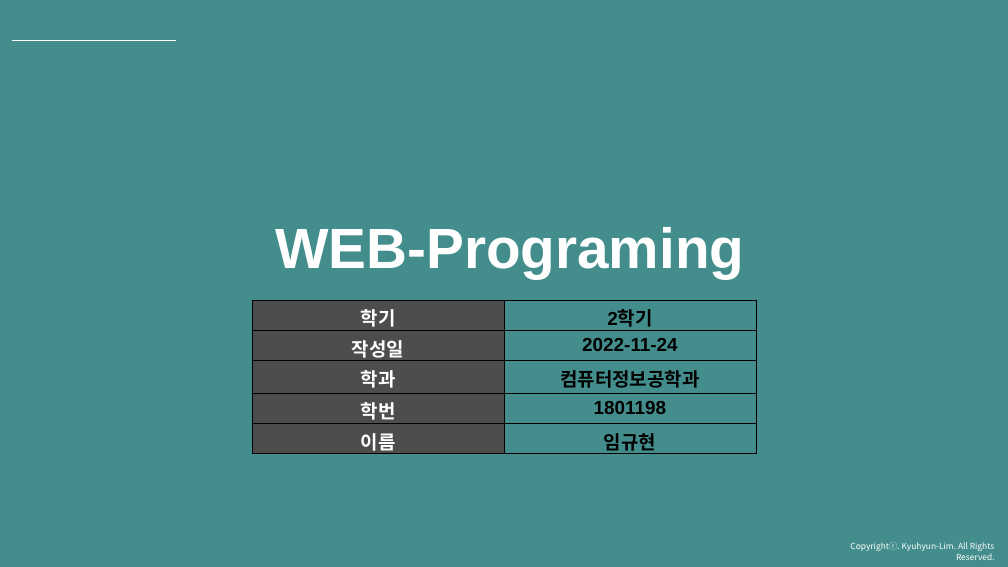
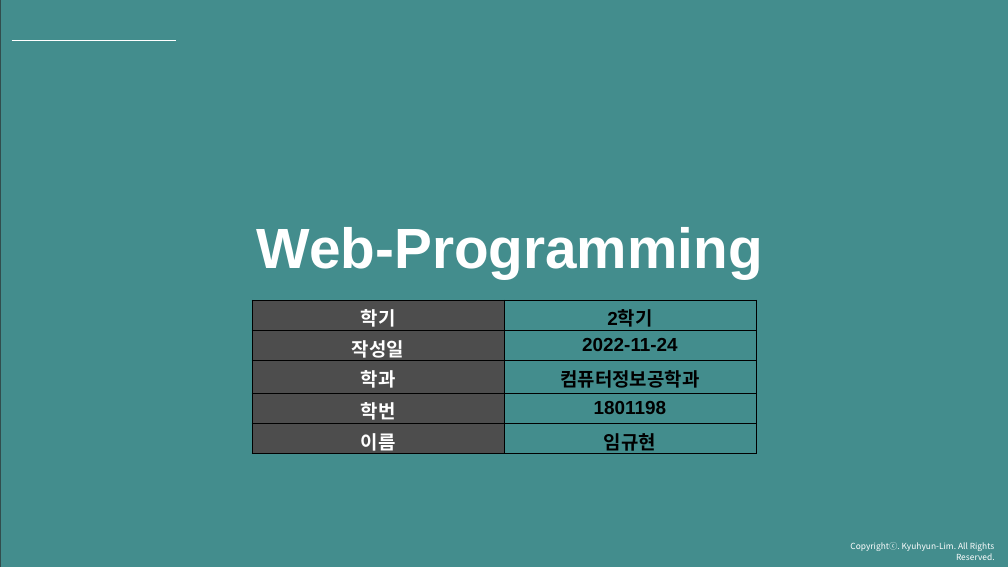
Before and after one commit to thlim008/Web_Project, a slide deck: slide 1 of selfportfolio-2018.pptx. Drawn at 1008x567 pixels with LibreOffice and Linux fonts; fonts in the diff are those of the drawing; background and template pictures are left out; a plain dark background stands for a picture behind light text. Boxes give left, top, right and bottom in pixels: in the first picture for what was removed or moved away, otherwise in the second. Text is boxed around its words. In the diff, an @@ line names an element or a change of style, - is before the commit and + after.

```diff
--- a/selfportfolio-2018.pptx
+++ b/selfportfolio-2018.pptx
@@ text at (257,227,763,279): text changed @@
-WEB-Programing
+Web-Programming
```
Also in this commit, not shown: 7 other slides changed, 14 slides removed.
